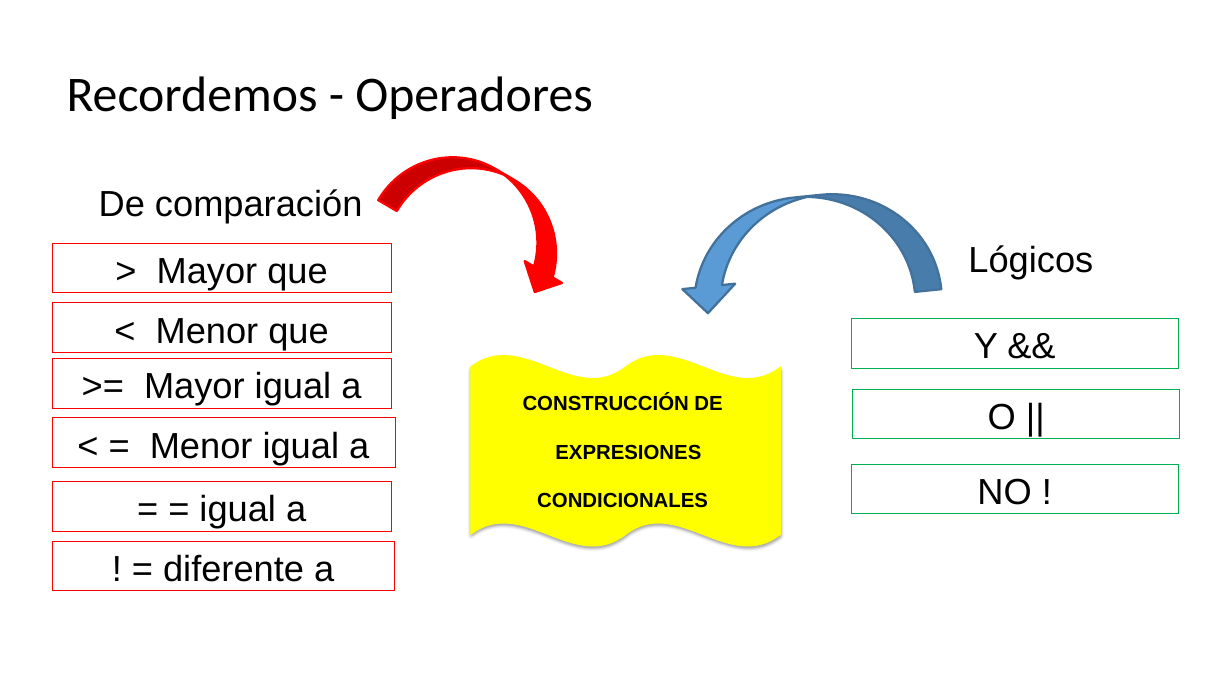
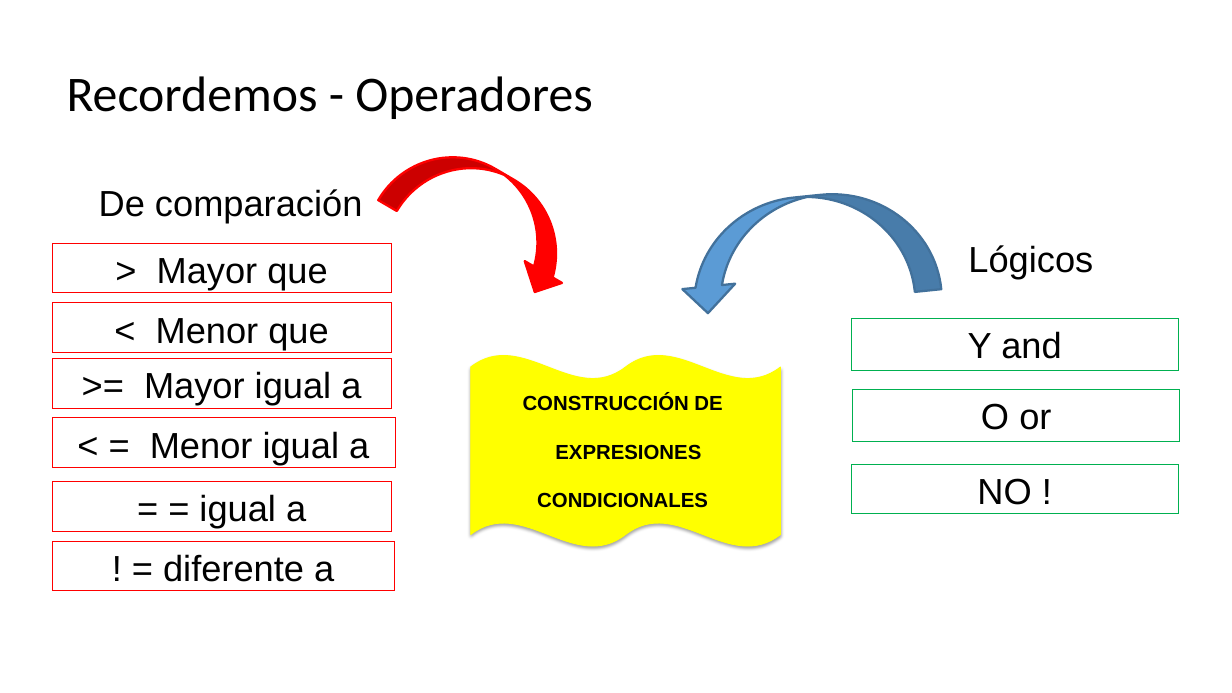
Before and after one commit to CesarLopez-Profe/Fundamentos_Python, a slide deck: slide 20 of Slides/2_Estruc_Ctrl_Condic.pptx. Drawn at 1232x693 pixels with LibreOffice and Linux fonts; fonts in the diff are those of the drawing; background and template pictures are left out. Boxes give left, top, right and bottom in pixels: in the first picture for what was removed or moved away, otherwise in the second. Text is boxed around its words. In the diff, an @@ line names an element or a change of style, - is before the commit and + after.

```diff
--- a/Slides/2_Estruc_Ctrl_Condic.pptx
+++ b/Slides/2_Estruc_Ctrl_Condic.pptx
@@ text in rectangle at (x1=968, y1=331, x2=1061, y2=359): text changed @@
-Y &&
+Y and
@@ text in rectangle at (x1=981, y1=403, x2=1051, y2=430): text changed @@
-O ||
+O or
```
Also in this commit, not shown: 10 other slides changed, 1 other file.
